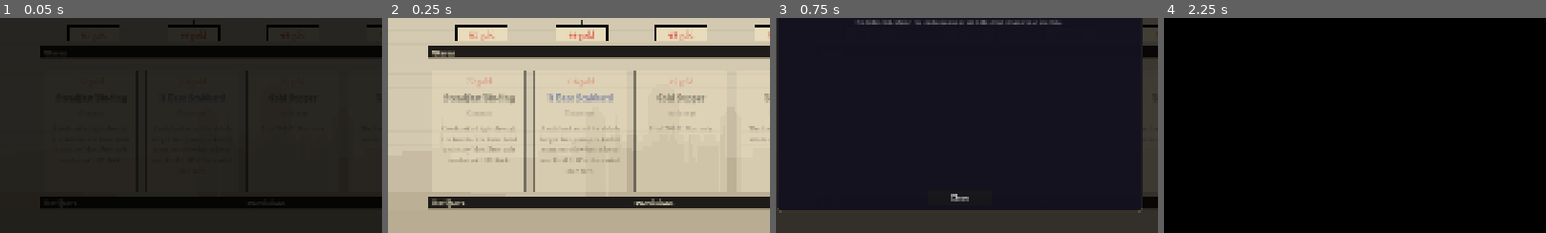
Above: before the commit, frames 1-4 (left to right).
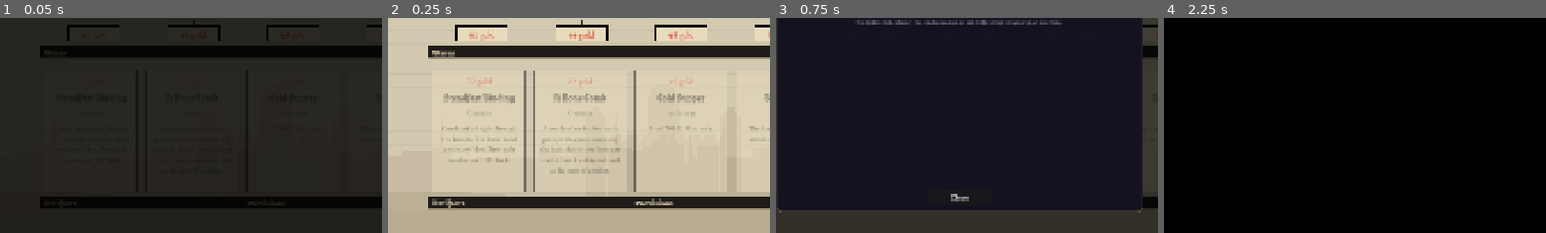
Above: after the commit, the same moments.

Repository: Maliik-B/Mythworn
Game: Godot game, scene res://scenes/shop/shop_scene.tscn
The game is run twice, just before and just after one commit, with the same random seed, the same clock (stepped at 60 frames per second) and the same inputs. This scene is started directly instead of the project's main scene.
Inputs:
- Up to frame 1 (0.05 s): no input
- Up to frame 2 (0.25 s): no input
- Up to frame 3 (0.75 s): click "Your Artifacts" at 0.5 s
- Up to frame 4 (2.25 s): click "View Map" at 1.25 s; click "Leave Shop" at 2 s
The pictures show only the part of the screen within x 26-76%, y 37-87%; the shares and areas given below are measured in that part.

The runs differ from the first frame. In frame 2, 0.9% of the frame differs, in the area x 39-61%, y 27-73%; in frame 3, nothing differs; in frame 4, nothing differs.

Commit message:
Move the rubbed brass to Common, under the Gilded Bookmark
- A Rubbed Brass: rarity Uncommon -> Common (10 Gold after each combat, unchanged)
- The Brass of Sir Aldric: rarity Rare -> Uncommon (15 Gold and heal 6 after each combat, unchanged)

The dormant brass and the Gilded Bookmark were both Uncommon and both paid gold after a fight,
the brass 10 and the Bookmark 15, so a reward could offer the same job twice with one of them
strictly worse. The brass now rolls at Common, beside the other knightly forgotten relics, and
its shop price falls with it. Woken, it still goes up one rarity, now to the Bookmark's own, and
pays what the Bookmark pays plus a 6 HP mend, which is the reason to carry it to a record site.
Still provisional.

roster_test all pass, with a check that the brass rolls under the Bookmark and wakes at its rarity.

Diff:
--- a/scripts/core/relic_pool.gd
+++ b/scripts/core/relic_pool.gd
@@ -54,7 +54,7 @@
 		RelicData.RelicEffect.GAIN_STRENGTH, 1, RelicData.RelicEffect.DRAW_CARDS, 1))
 	pool.append(_woken("The Brass of Sir Aldric", &"A Rubbed Brass",
 		"The inscription read back, and with it the rents of a dead man's lands. Gain 15 bonus Gold and heal 6 HP after each combat.",
-		RelicData.RelicRarity.RARE, RelicData.RelicTrigger.ON_COMBAT_END,
+		RelicData.RelicRarity.UNCOMMON, RelicData.RelicTrigger.ON_COMBAT_END,
 		RelicData.RelicEffect.GAIN_GOLD, 15, RelicData.RelicEffect.HEAL, 6))
 	# The girdle's ward and the scabbard's guard are read by CombatEngine by name (effect2 NONE,
 	# value2 the number), like Blooded Edge: once a combat a blow that would fell you leaves you at
@@ -400,8 +400,10 @@
 		RelicData.RelicEffect.APPLY_WEAK_ALL, 1))
 
 	# -- COMMON, FORGOTTEN (dormant; the woken forms are in _build_woken_pool) --
-	# Two knightly objects with the device worn off, and the one from elsewhere: a comb cut with
-	# a word no one here can read (the strange elite; nothing explains it).
+	# Two knightly objects with the device worn off, a memorial brass with its inscription rubbed
+	# away, and the one from elsewhere: a comb cut with a word no one here can read (the strange
+	# elite; nothing explains it). The brass sits under the Gilded Bookmark, which pays more gold
+	# at Uncommon, and wakes into the better of the two at the Bookmark's own rarity.
 	pool.append(_forgotten("A Plain Shield", "the plain shield",
 		"A knight's shield with the paint gone down to the bare wood, the boss still bright. Something was painted here once. Start each combat with 8 Block.",
 		RelicData.RelicRarity.COMMON, RelicData.RelicTrigger.ON_COMBAT_START,
@@ -412,6 +414,11 @@
 		RelicData.RelicRarity.COMMON, RelicData.RelicTrigger.ON_COMBAT_START,
 		RelicData.RelicEffect.GAIN_STRENGTH, 1, &"The Oak Banner",
 		"The holes in the cloth fill with thread, gold on red: an oak with its roots showing."))
+	pool.append(_forgotten("A Rubbed Brass", "the rubbed brass",
+		"A small memorial brass off a tomb slab, the inscription rubbed to nothing by a century of hands. Something was written here once. Gain 10 bonus Gold after each combat.",
+		RelicData.RelicRarity.COMMON, RelicData.RelicTrigger.ON_COMBAT_END,
+		RelicData.RelicEffect.GAIN_GOLD, 10, &"The Brass of Sir Aldric",
+		"The letters stand up out of the brass one at a time, and the last of them is a name."))
 	pool.append(_forgotten("A Bone Comb", "the bone comb",
 		"A comb of antler, five teeth gone, with a word cut along the back that no one here can read. Draw 1 additional card at the start of combat.",
 		RelicData.RelicRarity.COMMON, RelicData.RelicTrigger.ON_COMBAT_START,
@@ -452,13 +459,8 @@
 		RelicData.RelicEffect.GAIN_PASSION, -2))
 
 	# -- UNCOMMON, FORGOTTEN (dormant) --
-	# A memorial brass with its inscription rubbed away, and two of the romances' own named
-	# objects, the girdle and the scabbard, each with its colour or its tooling gone.
-	pool.append(_forgotten("A Rubbed Brass", "the rubbed brass",
-		"A small memorial brass off a tomb slab, the inscription rubbed to nothing by a century of hands. Something was written here once. Gain 10 bonus Gold after each combat.",
-		RelicData.RelicRarity.UNCOMMON, RelicData.RelicTrigger.ON_COMBAT_END,
-		RelicData.RelicEffect.GAIN_GOLD, 10, &"The Brass of Sir Aldric",
-		"The letters stand up out of the brass one at a time, and the last of them is a name."))
+	# Two of the romances' own named objects, the girdle and the scabbard, each with its colour
+	# or its tooling gone.
 	pool.append(_forgotten("A Faded Girdle", "the faded girdle",
 		"A lace of silk to go about the waist, the green gone to grey and the gold thread still in it. Something was worked into it once. Heal 8 HP after each combat.",
 		RelicData.RelicRarity.UNCOMMON, RelicData.RelicTrigger.ON_COMBAT_END,
--- a/tools/roster_test.gd
+++ b/tools/roster_test.gd
@@ -5798,6 +5798,15 @@
 	_check("each dormant text carries one line of absence, and each has a short name and a wake line",
 		tells and lines)
 	_check("the dormant names are known in a stable order", RelicPool.dormant_names().size() == 6)
+	var brass := RelicPool.get_relic_by_name("A Rubbed Brass")
+	var aldric := RelicPool.get_relic_by_name("The Brass of Sir Aldric")
+	var bookmark := RelicPool.get_relic_by_name("Gilded Bookmark")
+	_check("the rubbed brass rolls at Common under the Gilded Bookmark, and wakes at the Bookmark's rarity",
+		brass != null and aldric != null and bookmark != null
+		and brass.rarity == RelicData.RelicRarity.COMMON
+		and bookmark.rarity == RelicData.RelicRarity.UNCOMMON
+		and aldric.rarity == bookmark.rarity
+		and brass.value < bookmark.value and aldric.value >= bookmark.value)
 
 	# --- Carrying and waking: in place, once, only the one named.
 	var shield := RelicPool.get_relic_by_name("A Plain Shield")
